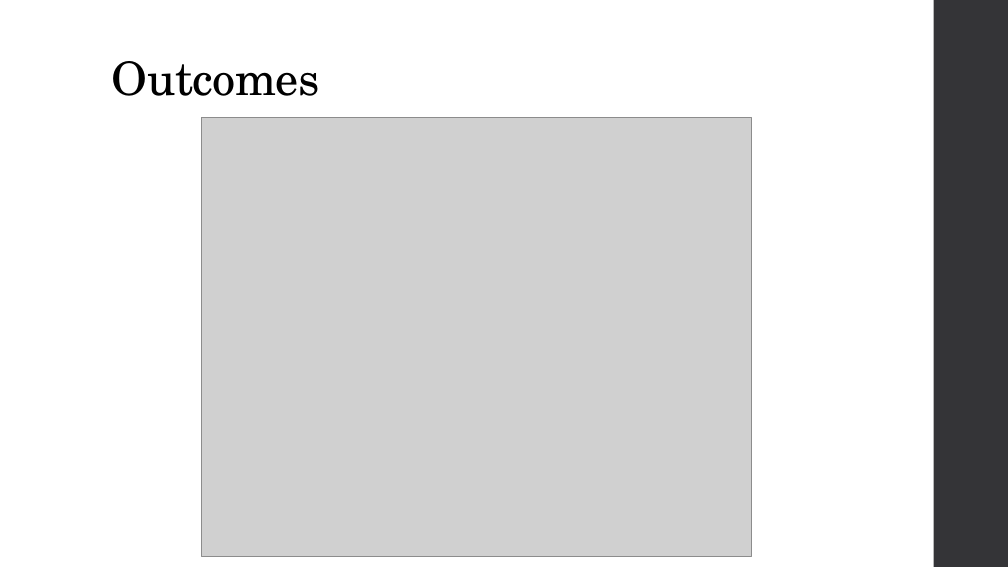
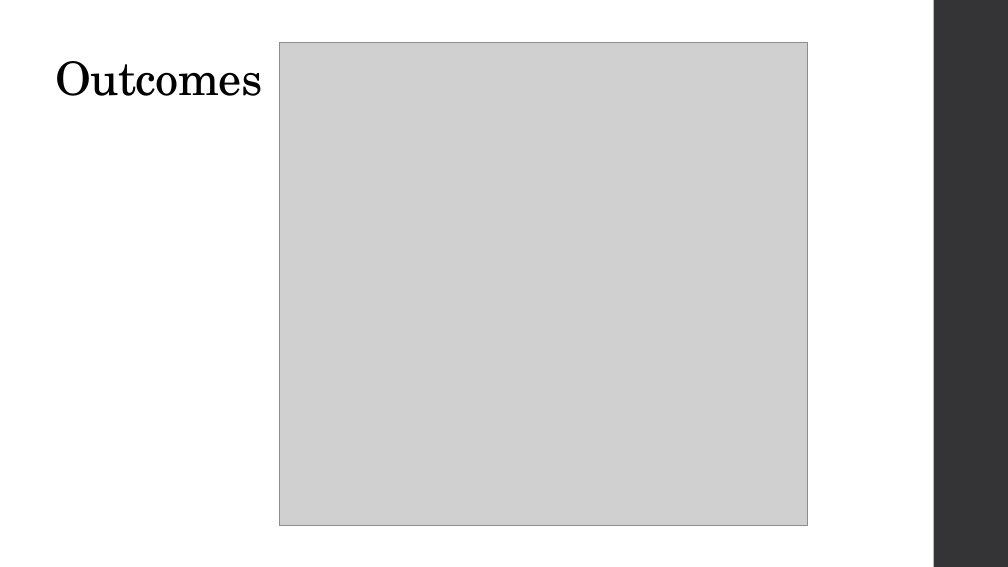
Before and after one commit to seanxduan/psych-phd, a slide deck: slide 24 of Presentations/Dissertation Proposal Short PresentationV2 08-28-24.pptx (slide 30 before the commit). Drawn at 1008x567 pixels with LibreOffice and Linux fonts; fonts in the diff are those of the drawing; grey boxes stand for pictures. Boxes give left, top, right and bottom in pixels: in the first picture for what was removed or moved away, otherwise in the second. Text is boxed around its words. In the diff, an @@ line names an element or a change of style, - is before the commit and + after.

```diff
--- a/Presentations/Dissertation Proposal Short PresentationV2 08-28-24.pptx
+++ b/Presentations/Dissertation Proposal Short PresentationV2 08-28-24.pptx
@@ title "Outcomes": place and size @@
-title "Outcomes" at (112,61,320,96)
+title "Outcomes" at (55,61,263,96)
@@ picture: place and size @@
-picture at (201,118,751,557)
+picture at (279,42,808,526)
```
Also in this commit, not shown: 15 other slides changed, 10 slides added, 6 slides removed, 3 other files.
